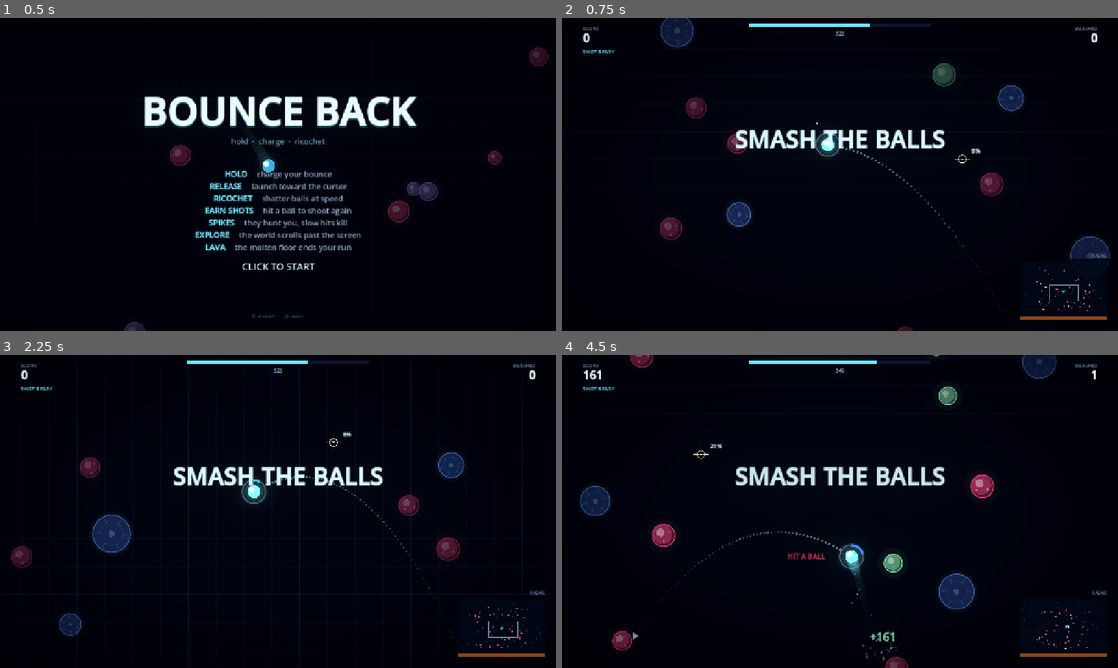
Above: before the commit, frames 1-4 (two rows, left to right).
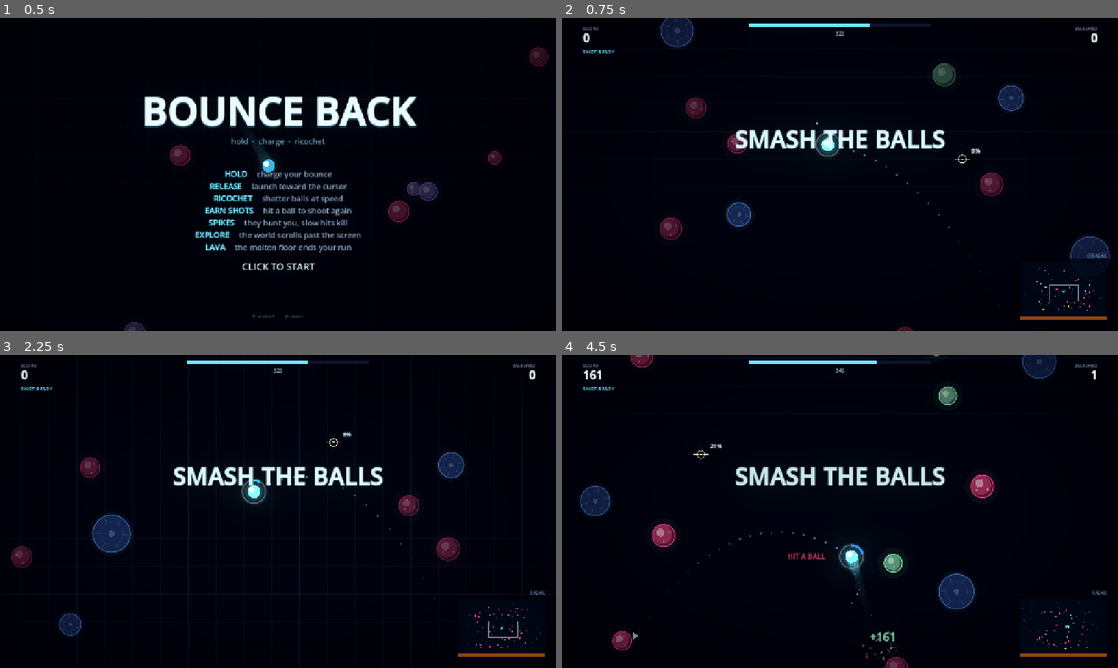
Above: after the commit, the same moments.

Repository: Geofoods/bounce-back
Game: Godot game, scene res://main.tscn
The game is run twice, just before and just after one commit, with the same random seed, the same clock (stepped at 60 frames per second) and the same inputs.
Inputs (mouse positions are in pixels of both pictures, inside the frame that each line leads up to):
- Up to frame 1 (0.5 s): no input
- Up to frame 2 (0.75 s): move the mouse to (962, 158) at 0.52 s; tap R at 0.6 s; click (962, 158) at 0.67 s
- Up to frame 3 (2.25 s): tap Space at 0.77 s; drag from (166, 527) to (250, 574) at 1.27 s; move the mouse to (333, 442) at 2.02 s; tap R at 2.1 s; click (333, 442) at 2.17 s
- Up to frame 4 (4.5 s): drag from (812, 574) to (673, 464) at 2.77 s; move the mouse to (1006, 558) at 3.52 s; tap R at 3.6 s; click (1006, 558) at 3.67 s; tap Space at 3.77 s; drag from (673, 464) to (756, 433) at 4.27 s

Frame 1 is identical in both runs. In frame 2, less than 0.1% of the frame differs, in the area x 51-80%, y 41-94%; in frame 3, less than 0.1%, in the area x 47-84%, y 38-99%; in frame 4, less than 0.1%.

Commit message:
removing bossfight fixes

Diff:
--- /dev/null
+++ b/_profile.gd
@@ -0,0 +1,118 @@
+extends SceneTree
+## Temporary profiler harness (deleted after the optimization pass).
+## Samples the engine Performance monitors — the same data the editor's
+## Debugger > Monitors tab shows — across fixed scenarios, then
+## microbenchmarks the suspect functions with microsecond timing.
+
+var game: Node
+
+
+func _noop() -> void:
+	pass
+
+
+func _hold_full_charge() -> void:
+	game.charging = true
+	game.charge_t = 99.0
+	game.mouse_seen = true
+
+
+func _hold_storm() -> void:
+	_hold_full_charge()
+	if Engine.get_physics_frames() % 15 == 0:
+		game._burst(game.ball_pos, Color.WHITE, 120, 420.0)
+
+
+func _make_storm(n: int) -> void:
+	_hold_full_charge()
+	if game.get("particles") != null:
+		game.set("particles", [])
+	if n > 0:
+		game._burst(game.ball_pos, Color.WHITE, n, 420.0)
+		var arr: Array = game.get("particles")
+		for p in arr:
+			p.life = 9999.0
+			p.max_life = 9999.0
+
+
+func _run(tag: String, frames: int, hold: Callable) -> void:
+	var fps := 0.0
+	var proc := 0.0
+	var phys := 0.0
+	var nodes := 0.0
+	var dc := 0.0
+	var prims := 0.0
+	for i in frames:
+		hold.call()
+		await process_frame
+		fps += Performance.get_monitor(Performance.TIME_FPS)
+		proc += Performance.get_monitor(Performance.TIME_PROCESS)
+		phys += Performance.get_monitor(Performance.TIME_PHYSICS_PROCESS)
+		nodes += Performance.get_monitor(Performance.OBJECT_NODE_COUNT)
+		dc += Performance.get_monitor(Performance.RENDER_TOTAL_DRAW_CALLS_IN_FRAME)
+		prims += Performance.get_monitor(Performance.RENDER_TOTAL_PRIMITIVES_IN_FRAME)
+	var n := float(frames)
+	print("SCEN %s fps=%.1f process_ms=%.3f physics_ms=%.3f nodes=%d drawcalls=%.0f prims=%.0f" % [
+		tag, fps / n, proc / n * 1000.0, phys / n * 1000.0,
+		int(nodes / n), dc / n, prims / n])
+
+
+func _bench_predict() -> void:
+	game.charging = true
+	for c in [0.0, 0.4, 0.8]:
+		game.charge_t = c
+		var v0: Vector2 = Vector2.RIGHT * game._charge_power()
+		var t0 := Time.get_ticks_usec()
+		for i in 300:
+			game._predict_arc(v0)
+		var dt := Time.get_ticks_usec() - t0
+		print("BENCH predict charge_t=%.1f power=%.0f total_ms=%.2f per_call_us=%.1f path_len=%d" % [
+			c, v0.length(), dt / 1000.0, float(dt) / 300.0, game._predict_arc(v0).size()])
+	game.charge_t = 0.0
+	game.charging = false
+
+
+func _bench_particles() -> void:
+	for target in [0, 350, 700]:
+		if game.get("particles") != null:
+			game.set("particles", [])
+		if target > 0:
+			game._burst(game.ball_pos, Color.WHITE, target, 420.0)
+		var t0 := Time.get_ticks_usec()
+		for i in 100:
+			game._update_particles(1.0 / 60.0)
+		var dt := Time.get_ticks_usec() - t0
+		var final := -1
+		if game.get("particles") != null:
+			final = (game.get("particles") as Array).size()
+		print("BENCH particles target=%d final=%d total_ms=%.2f per_call_us=%.1f" % [
+			target, final, dt / 1000.0, float(dt) / 100.0])
+
+
+func _initialize() -> void:
+	print("PROFILER os=", OS.get_name(), " display=", DisplayServer.get_name())
+	var scene: PackedScene = load("res://main.tscn")
+	game = scene.instantiate()
+	root.add_child(game)
+	for i in 60:
+		await process_frame
+	await _run("title", 120, _noop)
+	game._start_game()
+	for i in 60:
+		await process_frame
+	await _run("idle", 120, _noop)
+	await _run("charge", 120, _hold_full_charge)
+	_make_storm(700)
+	await _run("storm700", 120, _hold_full_charge)
+	game.visible = false
+	await _run("storm700_hidden", 120, _hold_full_charge)
+	game.visible = true
+	_make_storm(200)
+	await _run("storm200", 120, _hold_full_charge)
+	_make_storm(0)
+	await _run("charge2", 120, _hold_full_charge)
+	game.charging = false
+	game.charge_t = 0.0
+	await _run("idle2", 120, _noop)
+	print("PROFILER done")
+	quit()
--- a/scripts/game.gd
+++ b/scripts/game.gd
@@ -1416,9 +1416,15 @@
 	if tip.distance_to(ball_pos) < BALL_R + 12.0:
 		return
 
-	for i in n:
+	# Two dozen dots read the same as ninety, and every draw_circle is its own
+	# command, so stride the path rather than emitting one per sample.
+	var skip := maxi(1, int(ceil(float(n) / 26.0)))
+	var clear2 := (BALL_R + 13.0) * (BALL_R + 13.0)
+	for i in range(0, n, skip):
 		var pt: Vector2 = path[i]
-		if pt.distance_to(ball_pos) < BALL_R + 13.0:
+		var dx: float = pt.x - ball_pos.x
+		var dy: float = pt.y - ball_pos.y
+		if dx * dx + dy * dy < clear2:
 			continue
 		var u := float(i) / float(n)
 		draw_circle(pt, lerpf(2.8, 1.1, u), Color(0.55, 0.95, 1.0, lerpf(0.52, 0.12, u)))
@@ -1446,35 +1452,48 @@
 	var pos := ball_pos
 	var vel := v0
 	var h := 1.0 / 60.0
+	# The step never changes, so the decay and the gravity kick fold into two
+	# constants instead of being resolved in all 90 steps.
+	var drag_step := pow(SPEED_RETAIN, h)
+	var gravity_step := GRAVITY * h
 	var surface := _lava_top() - BALL_R
 	var min_x := WORLD.position.x + BALL_R
 	var max_x := WORLD.end.x - BALL_R
 	var min_y := WORLD.position.y + BALL_R
 	# Bodies further away than the shot can possibly travel are dropped up front,
-	# so the per-step sweep tests a handful of candidates instead of every ball.
+	# and the survivors are flattened into typed arrays. The sweep below touches
+	# them thousands of times per frame while a shot is charged, and packed float
+	# access is far cheaper than untyped Array elements and a method call each.
 	var reach := v0.length() * 1.5 + 80.0
 	var reach2 := reach * reach
-	var bodies: Array = []
-	var radii: Array = []
+	var bx := PackedFloat32Array()
+	var by := PackedFloat32Array()
+	var rr := PackedFloat32Array()
 	for b in bumpers:
 		if b.pos.distance_squared_to(ball_pos) < reach2:
-			bodies.append(b.pos)
-			radii.append(b.radius + BALL_R)
+			bx.append(b.pos.x)
+			by.append(b.pos.y)
+			var bg: float = b.radius + BALL_R
+			rr.append(bg * bg)
 	for tg in targets:
 		if tg.pos.distance_squared_to(ball_pos) < reach2:
-			bodies.append(tg.pos)
-			radii.append(tg.radius + BALL_R + (SPIKE_LEN if tg.kind == "armored" else 0.0))
+			bx.append(tg.pos.x)
+			by.append(tg.pos.y)
+			var tgap: float = tg.radius + BALL_R + (SPIKE_LEN if tg.kind == "armored" else 0.0)
+			rr.append(tgap * tgap)
+	var count := bx.size()
 	for i in 90:
-		vel.y += GRAVITY * h
-		vel *= pow(SPEED_RETAIN, h)
+		vel.y += gravity_step
+		vel *= drag_step
 		pos += vel * h
 		pts.append(pos)
 		if pos.x < min_x or pos.x > max_x or pos.y < min_y or pos.y > surface:
 			break
 		var blocked := false
-		for k in bodies.size():
-			var gap: float = radii[k]
-			if pos.distance_squared_to(bodies[k]) < gap * gap:
+		for k in count:
+			var dx: float = pos.x - bx[k]
+			var dy: float = pos.y - by[k]
+			if dx * dx + dy * dy < rr[k]:
 				blocked = true
 				break
 		if blocked:
